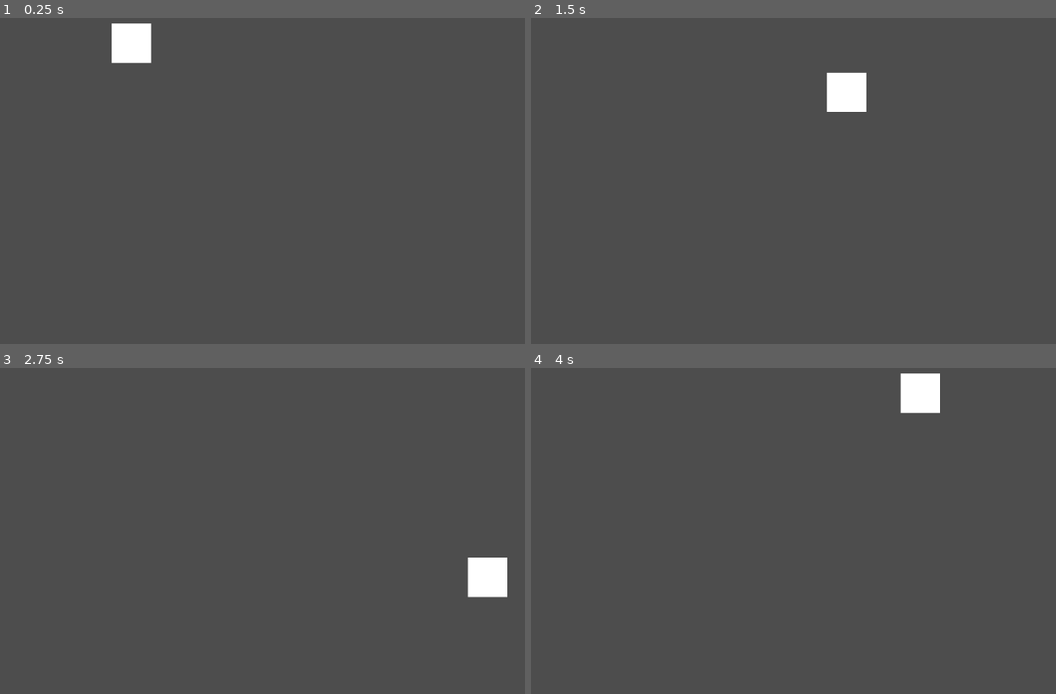
Above: before the commit, frames 1-4 (two rows, left to right).
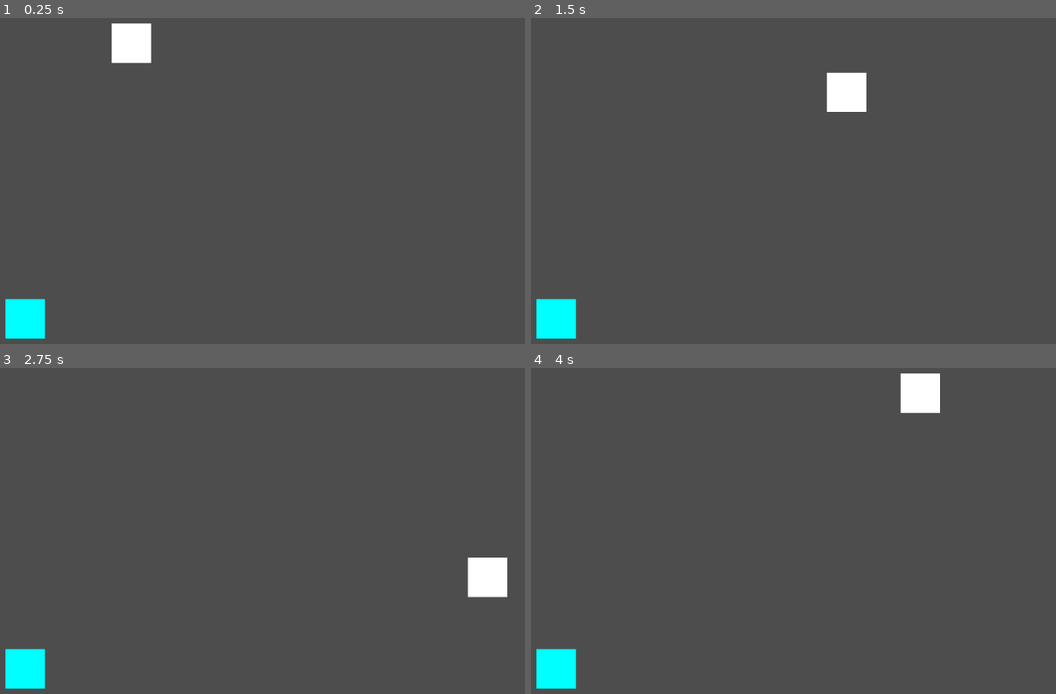
Above: after the commit, the same moments.

Repository: J-Abitria/2025-crimson-game-jam
Game: Godot game, scene res://PartyRoom.tscn
Same seed, same stepped clock (60 frames per second), same inputs: the game is played once before the commit and once after it.
Inputs (mouse positions are in pixels of both pictures, inside the frame that each line leads up to):
- Up to frame 1 (0.25 s): no input
- Up to frame 2 (1.5 s): tap Enter at 0.5 s; move the mouse to (1029, 132) at 0.52 s; press the mouse at (1029, 132) at 0.53 s; hold D (moveRight) 0.53-1.28 s; move the mouse to (735, 174) at 1.27 s; release the mouse at (735, 174) at 1.28 s; hold S (moveDown) from 1.28 s (still down); tap E (interact) at 1.35 s
- Up to frame 3 (2.75 s): move the mouse to (414, 416) at 2.02 s; release S (moveDown) at 2.03 s; press the mouse at (414, 416) at 2.03 s; hold D (moveRight) from 2.03 s (still down)
- Up to frame 4 (4 s): move the mouse to (840, 583) at 2.77 s; release D (moveRight) at 2.78 s; release the mouse at (840, 583) at 2.78 s; hold W (moveUp) 2.78-3.53 s; tap E (interact) at 2.85 s; move the mouse to (outside the picture) at 3.52 s; press the mouse at (outside the picture) at 3.53 s; hold A (moveLeft) from 3.53 s (still down)

The runs differ from the first frame. In frame 1, 0.9% of the frame differs, in the area x 1-9%, y 86-99%; in frame 2, 0.9%; in frame 3, 0.9%; in frame 4, 0.9%.

Commit message:
Reimplemented NPC follower and interactions.

Diff:
--- a/2025-crimson-game-jam/PartyRoom.tscn
+++ b/2025-crimson-game-jam/PartyRoom.tscn
@@ -1,7 +1,8 @@
-[gd_scene load_steps=12 format=3 uid="uid://yoieidt4msl4"]
+[gd_scene load_steps=18 format=3 uid="uid://yoieidt4msl4"]
 
 [ext_resource type="Script" uid="uid://141yoj501ngr" path="res://Scripts/Player.gd" id="1_in1t5"]
 [ext_resource type="Script" uid="uid://cmbvptrqdaqep" path="res://Scripts/InteractionHitbox.gd" id="2_udgup"]
+[ext_resource type="Script" uid="uid://dwbqxmhd5c6u" path="res://Scripts/NPCMovement.gd" id="3_hxfrn"]
 
 [sub_resource type="Gradient" id="Gradient_in1t5"]
 offsets = PackedFloat32Array(1)
@@ -29,6 +30,23 @@
 gradient = SubResource("Gradient_udgup")
 
 [sub_resource type="RectangleShape2D" id="RectangleShape2D_in1t5"]
+
+[sub_resource type="RectangleShape2D" id="RectangleShape2D_udgup"]
+
+[sub_resource type="RectangleShape2D" id="RectangleShape2D_uxlj3"]
+
+[sub_resource type="Gradient" id="Gradient_8tyn0"]
+offsets = PackedFloat32Array(1)
+colors = PackedColorArray(0, 1, 1, 1)
+
+[sub_resource type="GradientTexture2D" id="GradientTexture2D_2o3f8"]
+gradient = SubResource("Gradient_8tyn0")
+
+[sub_resource type="Curve2D" id="Curve2D_udgup"]
+_data = {
+"points": PackedVector2Array(0, 0, 0, 0, 4, 2, 0, 0, 0, 0, 1010, 2, 0, 0, 0, 0, 4, 2)
+}
+point_count = 3
 
 [node name="Node2D" type="Node2D"]
 
@@ -101,3 +119,29 @@
 [node name="CollisionShape2D" type="CollisionShape2D" parent="ShortWall2"]
 scale = Vector2(3.2033918, 3.2799997)
 shape = SubResource("RectangleShape2D_in1t5")
+
+[node name="NPC" type="CharacterBody2D" parent="."]
+position = Vector2(54, 594)
+script = ExtResource("3_hxfrn")
+
+[node name="CollisionShape2D" type="CollisionShape2D" parent="NPC"]
+scale = Vector2(3.25, 3.25)
+shape = SubResource("RectangleShape2D_udgup")
+
+[node name="Area2D" type="Area2D" parent="NPC"]
+
+[node name="CollisionShape2D" type="CollisionShape2D" parent="NPC/Area2D"]
+scale = Vector2(4, 4)
+shape = SubResource("RectangleShape2D_uxlj3")
+debug_color = Color(0.71689725, 0.2551662, 0.99999994, 0.41960785)
+
+[node name="Sprite2D" type="Sprite2D" parent="NPC"]
+texture = SubResource("GradientTexture2D_2o3f8")
+
+[node name="Path2D" type="Path2D" parent="NPC"]
+curve = SubResource("Curve2D_udgup")
+
+[node name="PathFollow2D" type="PathFollow2D" parent="NPC/Path2D"]
+position = Vector2(706.7919, 2)
+progress = 1309.2095
+rotates = false
